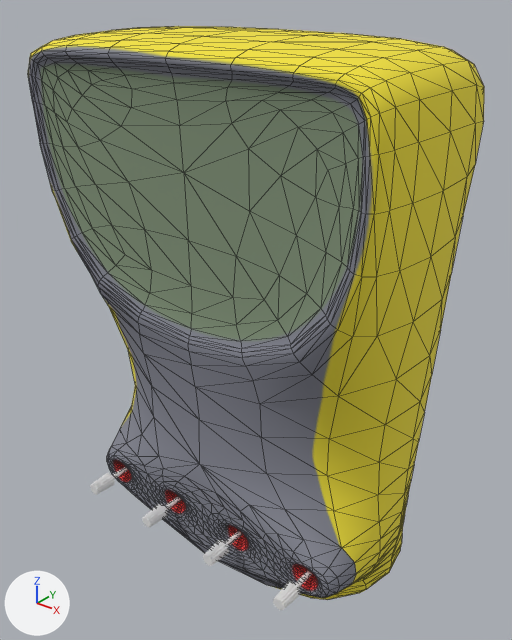
Before and after pictures for a commit that changed the FBX model Assets/Model/wanyongbiao.FBX.
Camera for both pictures: a 50 mm camera at (0.0849, -0.1131, 0.128) aimed at (-0.002, -0.0045, 0.0607). The lights are fixed; the arrows at lower left show +X, +Y and +Z. Mesh edges are drawn as thin lines on the coarser meshes. Where no turn or scale is listed for an object, it has been applied to the vertices.
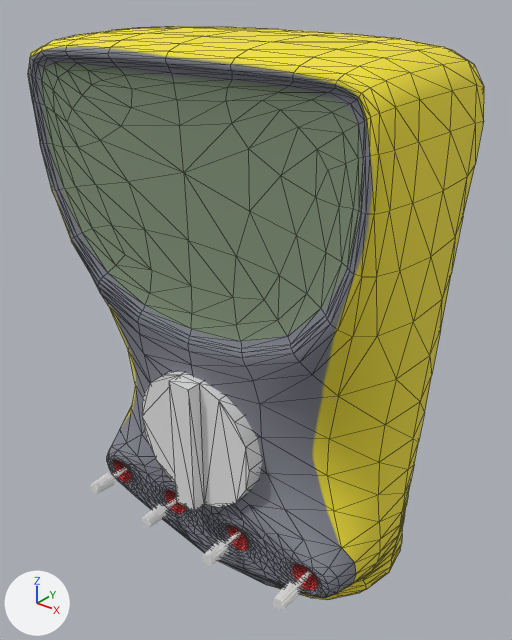
Diff of the bpy script that builds the scene:
```diff
--- a/Assets/Model/wanyongbiao.FBX.py
+++ b/Assets/Model/wanyongbiao.FBX.py
@@ me_mesh_009 @@
+me_mesh_009.from_pydata(...)  # 40 vertices, 76 faces; spans x -0.015..0.015, y -0.008..0.0, z -0.0148..0.0148
@@ ob_cylinder005 @@
+ob_cylinder005 = bpy.data.objects.new('Cylinder005', me_mesh_009)
+ob_cylinder005.location = (0.0, -0.0227, 0.0425)
```

What differs and where, as boxes [x1, y1, x2, y2] in the pictures (512 x 640 px):
'Cylinder005', added: after [142, 371, 262, 512]
